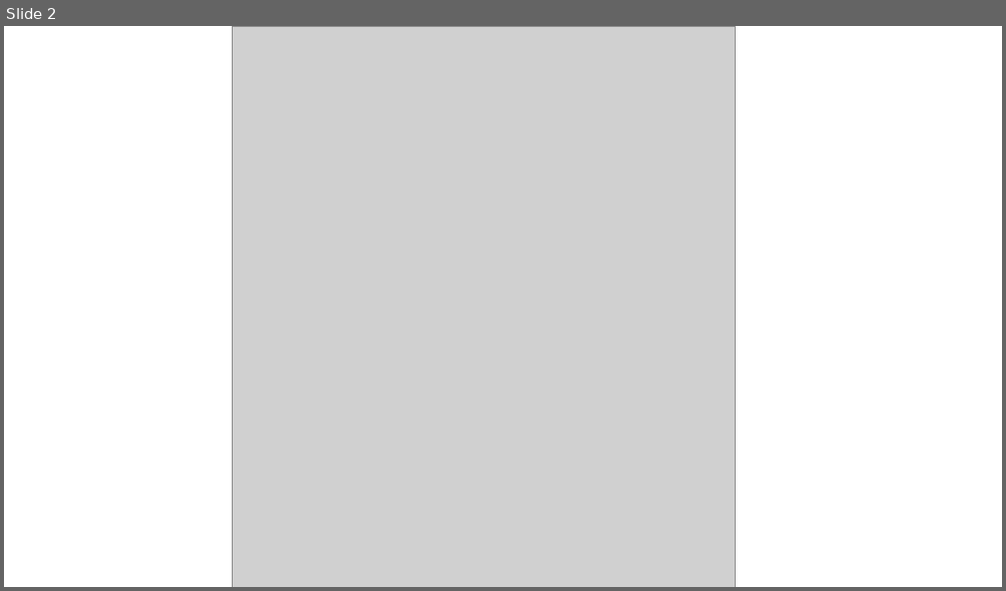
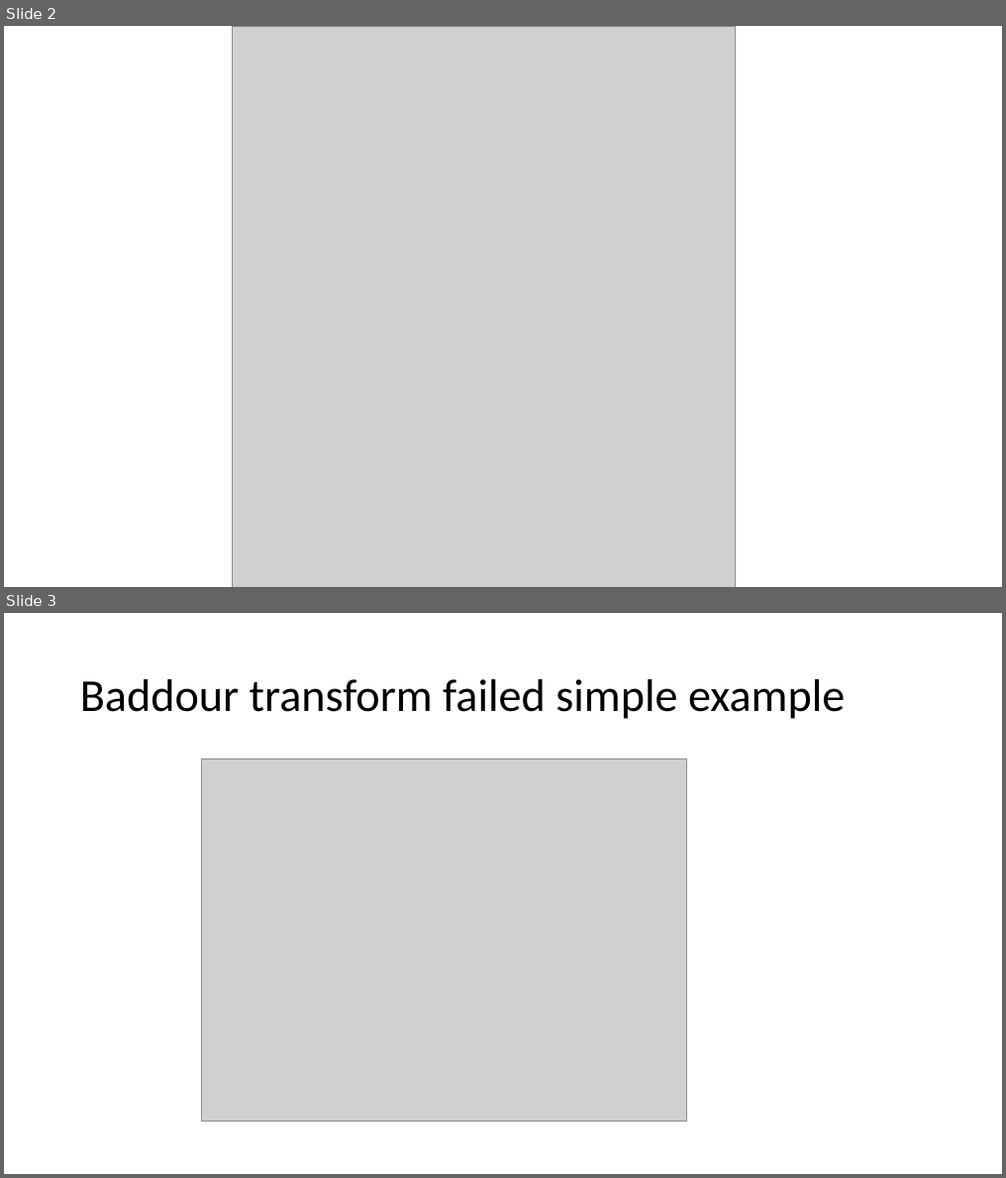
Before and after one commit to acs3235/BMIL, a slide deck: Research Update 4.20.2017.pptx. Shown one above the other, each under a label of ours: slide 2 before the commit, slides 2 and 3 after it. The pictures are 1006x591 and 1006x1178 pixels, drawn with LibreOffice and Linux fonts; fonts in the diff are those of the drawing; grey boxes stand for pictures. Boxes give left, top, right and bottom in pixels: in the first picture for what was removed or moved away, otherwise in the second. Text is boxed around its words. In the diff, an @@ line names an element or a change of style, - is before the commit and + after.

```diff
--- a/Research Update 4.20.2017.pptx
+++ b/Research Update 4.20.2017.pptx
@@ slide 3 added at (4, 613, 1002, 1174), background #FFFFFF @@
@@ title added at (80, 679, 845, 719), 44 pt, text #000000 @@
+Baddour transform failed simple example
@@ picture added at (202, 759, 686, 1122) @@
```
Also in this commit, not shown: 10 other slides added, 8 other files.
